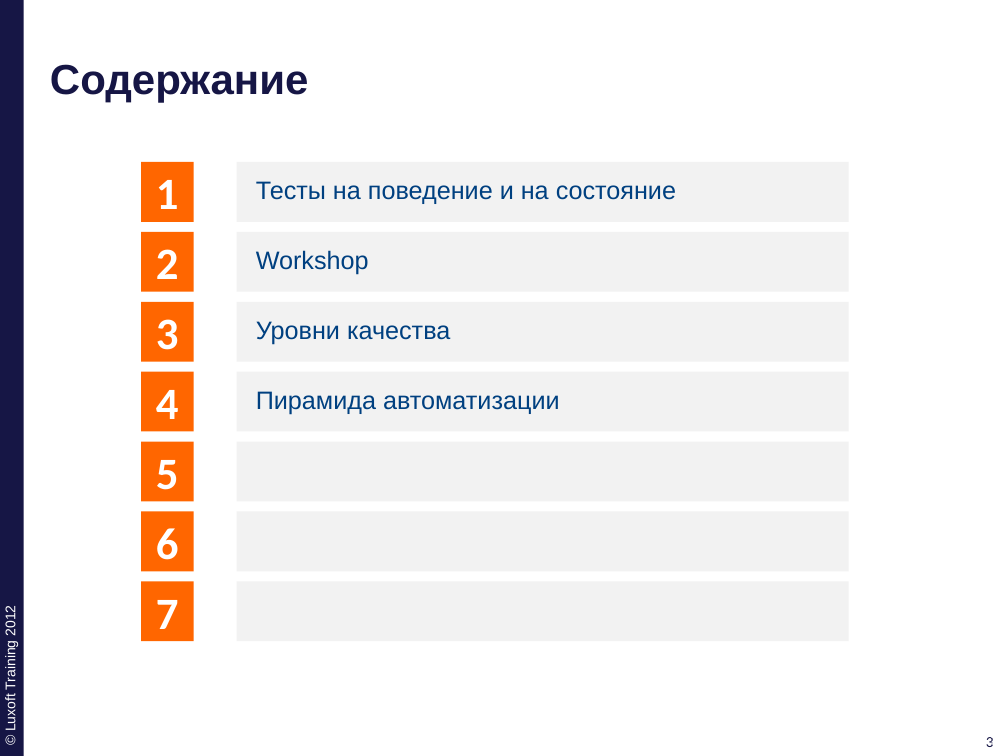
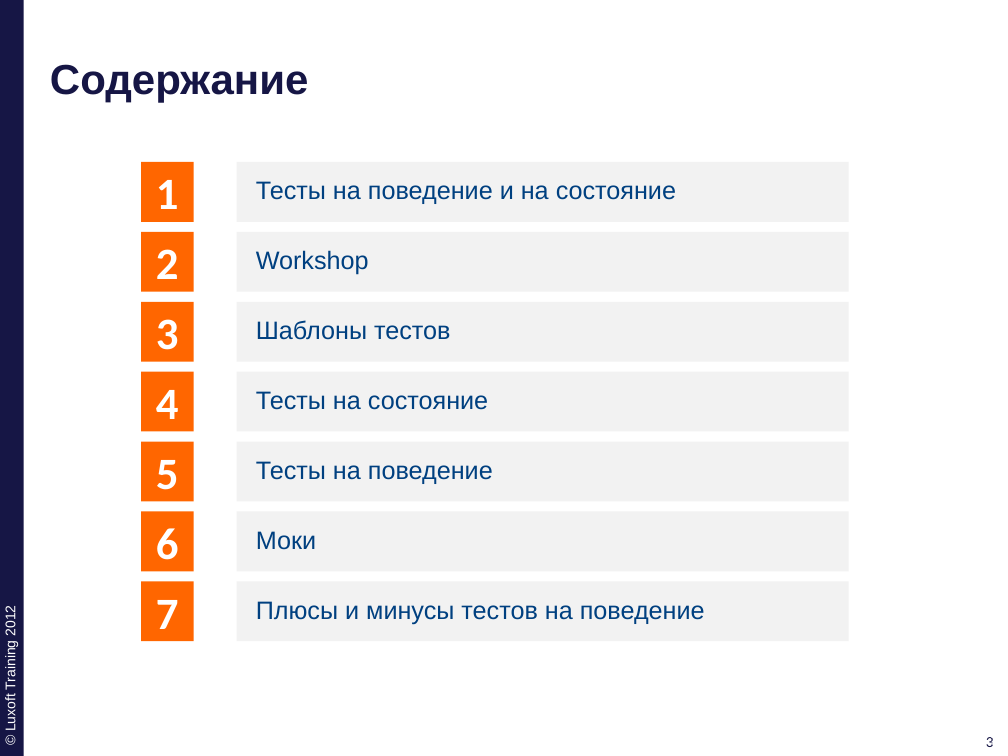
Before and after one commit to ivan-dyachenko/Trainings, a slide deck: slide 3 of Test Driven Development/materials/pptx/2. TDD-Behavior.pptx. Drawn at 1008x756 pixels with LibreOffice and Linux fonts; fonts in the diff are those of the drawing; background and template pictures are left out. Boxes give left, top, right and bottom in pixels: in the first picture for what was removed or moved away, otherwise in the second. Text is boxed around its words. In the diff, an @@ line names an element or a change of style, - is before the commit and + after.

```diff
--- a/Test Driven Development/materials/pptx/2. TDD-Behavior.pptx
+++ b/Test Driven Development/materials/pptx/2. TDD-Behavior.pptx
@@ text in rectangle at [256,320,451,340]: text changed @@
-Уровни качества
+Шаблоны тестов
@@ text in rectangle at [256,391,488,410]: text changed @@
-Пирамида автоматизации
+Тесты на состояние
@@ text in rectangle at [256,461,493,484]: text added @@
+Тесты на поведение
@@ text in rectangle at [256,531,316,550]: text added @@
+Моки
@@ text in rectangle at [256,601,705,624]: text added @@
+Плюсы и минусы тестов на поведение
```
Also in this commit, not shown: 1 other slide changed, 10 slides added, 2 slides removed, 1 other file.
